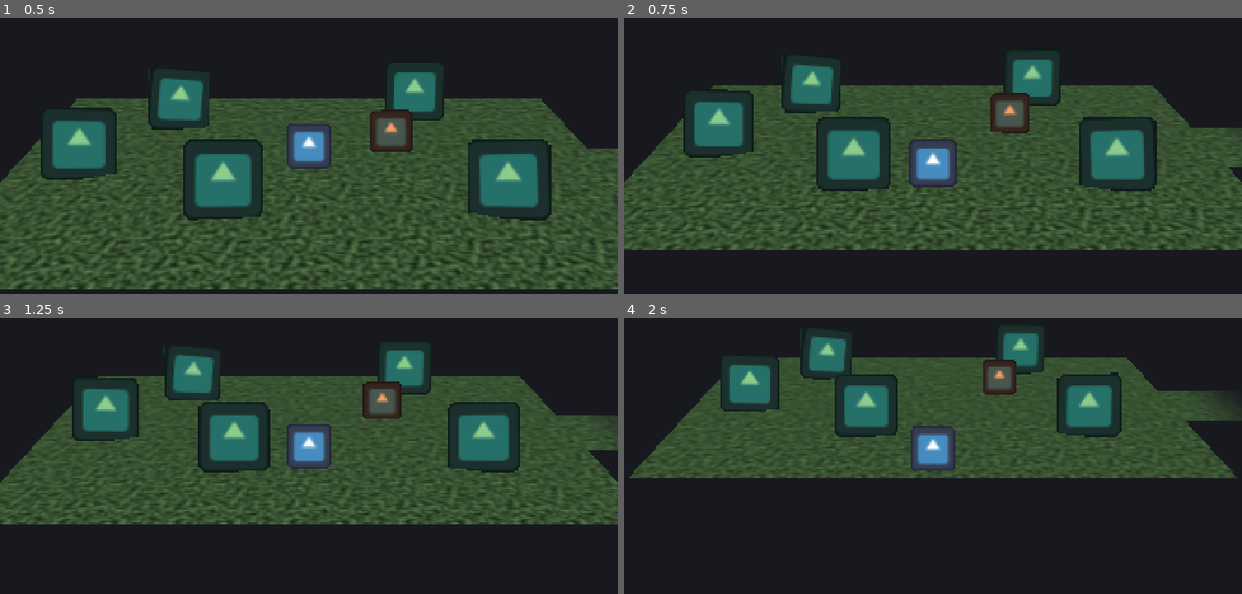
Above: before the commit, frames 1-4 (two rows, left to right).
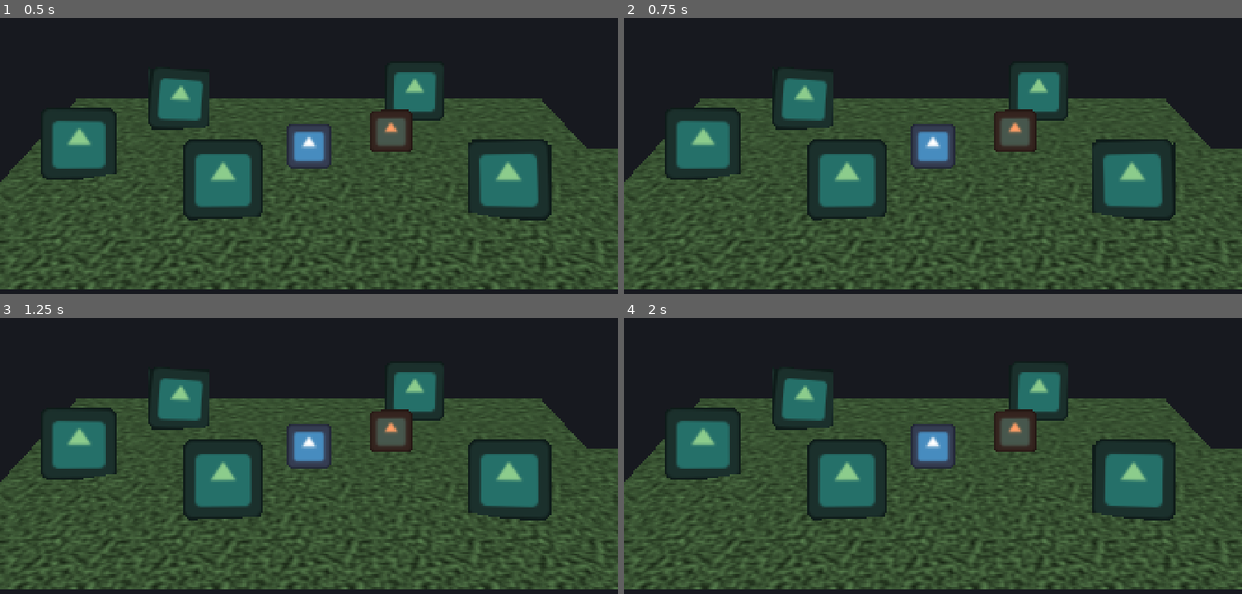
Above: after the commit, the same moments.

Repository: SAFirmansyah/TheMourningAfter-Game
Game: Godot game, scene res://scenes/world/world.tscn
Two runs of this game, one before a commit and one after it. Both use one fixed random seed, a clock stepped at 60 frames per second and the inputs below. The engine's default icon, where the game draws it, is replaced by a stand-in: a white triangle on a blue panel in a dark square.
Inputs (mouse positions are in pixels of both pictures, inside the frame that each line leads up to):
- Up to frame 1 (0.5 s): no input
- Up to frame 2 (0.75 s): tap Enter at 0.5 s; move the mouse to (1068, 133) at 0.52 s; hold Right (ui_right) from 0.53 s (still down); hold Space (dash) from 0.53 s (still down)
- Up to frame 3 (1.25 s): keep holding Right (ui_right); keep holding Space (dash); tap E (interact) at 0.8 s
- Up to frame 4 (2 s): move the mouse to (809, 467) at 1.27 s; release Right (ui_right) at 1.28 s; release Space (dash) at 1.28 s; hold Down (ui_down) from 1.28 s (still down); tap E (interact) at 1.35 s; tap Space (dash) at 1.55 s

Frame 1 is identical in both runs. In frame 2, 37% of the frame differs, in the area x 0-100%, y 15-99%; in frame 3, 48%; in frame 4, 61%, in the area x 0-100%, y 5-99%.
Error after the commit: Parse Error: Cannot infer the type of "charge_ratio" variable because the value doesn't have a set type. (res://scripts/player/player.gd:171)

Commit message:
uncomplete hitbox, swords detes done

Diff:
--- a/the-mourning-after/project.godot
+++ b/the-mourning-after/project.godot
@@ -59,9 +59,10 @@
 "events": [Object(InputEventMouseButton,"resource_local_to_scene":false,"resource_name":"","device":-1,"window_id":0,"a …(253 unchanged characters)…
 ]
 }
-heavy_attack={
+weapon_ability={
 "deadzone": 0.2,
 "events": [Object(InputEventKey,"resource_local_to_scene":false,"resource_name":"","device":-1,"window_id":0,"alt_press …(192 unchanged characters)…
+, Object(InputEventMouseButton,"resource_local_to_scene":false,"resource_name":"","device":-1,"window_id":0,"alt_pressed":false,"shift_pressed":false,"ctrl_pressed":false,"meta_pressed":false,"button_mask":0,"position":Vector2(0, 0),"global_position":Vector2(0, 0),"factor":1.0,"button_index":2,"canceled":false,"pressed":false,"double_click":false,"script":null)
 ]
 }
 interact={
@@ -91,6 +92,9 @@
 3d_physics/layer_1="world_bounds"
 3d_physics/layer_2="environment"
 3d_physics/layer_3="player"
+3d_physics/layer_4="enemies"
+3d_physics/layer_5="hitbox"
+3d_physics/layer_6="hurtbox"
 
 [physics]
 
--- a/the-mourning-after/scenes/characters/npc.tscn
+++ b/the-mourning-after/scenes/characters/npc.tscn
@@ -1,30 +1,32 @@
-[gd_scene format=3]
+[gd_scene format=3 uid="uid://bpaeuccwaposq"]
 
-[ext_resource type="Script" path="res://scripts/characters/npc.gd" id="1_npc"]
-[ext_resource type="Script" path="res://scripts/visual/facing_card.gd" id="2_card"]
-[ext_resource type="Texture2D" path="res://icon.svg" id="3_icon"]
+[ext_resource type="Script" uid="uid://cgbekcqj6eore" path="res://scripts/characters/npc.gd" id="1_npc"]
+[ext_resource type="Script" uid="uid://bue1mi5yjlgyn" path="res://scripts/visual/facing_card.gd" id="2_card"]
+[ext_resource type="Texture2D" uid="uid://dwkbfm00c2muy" path="res://icon.svg" id="3_icon"]
 [ext_resource type="PackedScene" path="res://scenes/world/interactable.tscn" id="4_interact"]
 
 [sub_resource type="CapsuleShape3D" id="CapsuleShape3D_body"]
 radius = 0.35
 height = 1.8
 
-[node name="NPC" type="StaticBody3D"]
+[node name="NPC" type="StaticBody3D" unique_id=1650759672]
 collision_layer = 2
 collision_mask = 0
 script = ExtResource("1_npc")
 
-[node name="Card" type="Sprite3D" parent="."]
+[node name="Card" type="Sprite3D" parent="." unique_id=2091740106]
+process_physics_priority = 20
+offset = Vector2(0, 64)
 modulate = Color(1, 0.62, 0.4, 1)
-offset = Vector2(0, 64)
 pixel_size = 0.014
 alpha_cut = 1
 texture = ExtResource("3_icon")
 script = ExtResource("2_card")
 
-[node name="CollisionShape3D" type="CollisionShape3D" parent="."]
+[node name="CollisionShape3D" type="CollisionShape3D" parent="." unique_id=490428652]
 transform = Transform3D(1, 0, 0, 0, 1, 0, 0, 0, 1, 0, 0.9, 0)
 shape = SubResource("CapsuleShape3D_body")
 
-[node name="Interactable" parent="." instance=ExtResource("4_interact")]
+[node name="Interactable" parent="." unique_id=1856106899 instance=ExtResource("4_interact")]
 prompt_label = "Talk"
+lines = PackedStringArray()
--- /dev/null
+++ b/the-mourning-after/scenes/enemies/low_mutant.tscn
@@ -0,0 +1,33 @@
+[gd_scene format=3 uid="uid://dwl4exhk82y7p"]
+
+[ext_resource type="Script" uid="uid://dsabkrdimbjiq" path="res://scripts/enemies/low_mutant.gd" id="1_w71w8"]
+[ext_resource type="Texture2D" uid="uid://dwkbfm00c2muy" path="res://icon.svg" id="2_m2su8"]
+
+[sub_resource type="CapsuleShape3D" id="CapsuleShape3D_vlovs"]
+radius = 0.35
+height = 1.8
+
+[sub_resource type="CapsuleShape3D" id="CapsuleShape3D_jhy0a"]
+radius = 0.35
+height = 1.8
+
+[node name="Low_Mutant" type="CharacterBody3D" unique_id=465252760]
+collision_layer = 8
+collision_mask = 23
+motion_mode = 1
+script = ExtResource("1_w71w8")
+metadata/_custom_type_script = "uid://dnbf3vat68acm"
+
+[node name="Card" type="Sprite3D" parent="." unique_id=1358649332]
+offset = Vector2(0, 64)
+texture = ExtResource("2_m2su8")
+
+[node name="CollisionShape3D" type="CollisionShape3D" parent="." unique_id=936884657]
+transform = Transform3D(1, 0, 0, 0, 1, 0, 0, 0, 1, 0, 0.9, 0)
+shape = SubResource("CapsuleShape3D_vlovs")
+
+[node name="Area3D" type="Area3D" parent="." unique_id=963939070]
+transform = Transform3D(1, 0, 0, 0, 1, 0, 0, 0, 1, 0, 0.9, 0)
+
+[node name="CollisionShape3D2" type="CollisionShape3D" parent="Area3D" unique_id=1732531385]
+shape = SubResource("CapsuleShape3D_jhy0a")
--- a/the-mourning-after/scenes/player/player.tscn
+++ b/the-mourning-after/scenes/player/player.tscn
@@ -1,27 +1,27 @@
-[gd_scene format=3]
+[gd_scene format=3 uid="uid://cr0w4u33y1d57"]
 
-[ext_resource type="Script" path="res://scripts/player/player.gd" id="1_player"]
-[ext_resource type="Script" path="res://scripts/visual/facing_card.gd" id="2_card"]
-[ext_resource type="Texture2D" path="res://icon.svg" id="3_icon"]
+[ext_resource type="Script" uid="uid://dnbf3vat68acm" path="res://scripts/player/player.gd" id="1_player"]
+[ext_resource type="Script" uid="uid://bue1mi5yjlgyn" path="res://scripts/visual/facing_card.gd" id="2_card"]
+[ext_resource type="Texture2D" uid="uid://dwkbfm00c2muy" path="res://icon.svg" id="3_icon"]
 
 [sub_resource type="CapsuleShape3D" id="CapsuleShape3D_body"]
-radius = 0.35
 height = 1.8
 
-[node name="Player" type="CharacterBody3D" node_paths=PackedStringArray("card")]
+[node name="Player" type="CharacterBody3D" unique_id=2125016019 node_paths=PackedStringArray("card")]
 collision_layer = 4
 collision_mask = 3
 motion_mode = 1
 script = ExtResource("1_player")
 card = NodePath("Card")
 
-[node name="Card" type="Sprite3D" parent="."]
+[node name="Card" type="Sprite3D" parent="." unique_id=1692736394]
+process_physics_priority = 20
 offset = Vector2(0, 64)
 pixel_size = 0.014
 alpha_cut = 1
 texture = ExtResource("3_icon")
 script = ExtResource("2_card")
 
-[node name="CollisionShape3D" type="CollisionShape3D" parent="."]
+[node name="CollisionShape3D" type="CollisionShape3D" parent="." unique_id=623702916]
 transform = Transform3D(1, 0, 0, 0, 1, 0, 0, 0, 1, 0, 0.9, 0)
 shape = SubResource("CapsuleShape3D_body")
--- /dev/null
+++ b/the-mourning-after/scenes/weapon/sword_area.tscn
@@ -0,0 +1,17 @@
+[gd_scene format=3 uid="uid://crqr2167bclbd"]
+
+[ext_resource type="Script" uid="uid://dy5062w1e1u3p" path="res://scripts/weapons/sword_area.gd" id="1_x7tdx"]
+[ext_resource type="Texture2D" uid="uid://dwkbfm00c2muy" path="res://icon.svg" id="2_dauie"]
+
+[sub_resource type="CapsuleShape3D" id="CapsuleShape3D_jhy0a"]
+height = 1.8
+
+[node name="SwordArea" type="Area3D" unique_id=2107760518]
+script = ExtResource("1_x7tdx")
+
+[node name="Sprite3D" type="Sprite3D" parent="." unique_id=871269729]
+transform = Transform3D(0.4, 0, 0, 0, 0.4, 0, 0, 0, 0.4, 0, 0, 0)
+texture = ExtResource("2_dauie")
+
+[node name="SwordColission" type="CollisionShape3D" parent="." unique_id=1517263675]
+shape = SubResource("CapsuleShape3D_jhy0a")
--- /dev/null
+++ b/the-mourning-after/scripts/enemies/low_mutant.gd
@@ -0,0 +1,27 @@
+extends Player
+
+
+const SPEED = 3.0
+@export var turn_speed = 4.0
+
+func _ready():
+	pass
+
+
+func _physics_process(delta: float) -> void:
+	# Add the gravity.
+	if not is_on_floor():
+		velocity += get_gravity() * delta
+
+	# Get the input direction and handle the movement/deceleration.
+	# As good practice, you should replace UI actions with custom gameplay actions.
+	var input_dir := Input.get_vector("ui_left", "ui_right", "ui_up", "ui_down")
+	var direction := (transform.basis * Vector3(input_dir.x, 0, input_dir.y)).normalized()
+	if direction:
+		velocity.x = direction.x * SPEED
+		velocity.z = direction.z * SPEED
+	else:
+		velocity.x = move_toward(velocity.x, 0, SPEED)
+		velocity.z = move_toward(velocity.z, 0, SPEED)
+
+	move_and_slide()
--- a/the-mourning-after/scripts/player/player.gd
+++ b/the-mourning-after/scripts/player/player.gd
@@ -5,6 +5,8 @@
 
 signal dash_started
 signal dash_ended
+signal attack_started
+signal attack_ended
 
 @export var card: Sprite3D
 @export var camera_rig: CameraRig
@@ -28,6 +30,10 @@
 @export_range(0.0, 1.0) var dash_transparency := 0.45 # TUNE: card see-through amount while dashing (0 = opaque, 1 = invisible)
 @export_flags_3d_physics var dash_phase_layers := 2 # layers passed through while dashing
 
+@export_group("Combat")
+@export var weapon: WeaponData
+@export var attack_reach := 1 # TUNE: distance hitbox sits in front of player center
+
 var is_invulnerable := false
 var dashes_available := 0
 var input_enabled := true
@@ -41,12 +47,22 @@
 var _dash_velocity := Vector3.ZERO
 var _recharge_progress := 0.0
 
+var _attack_queued := false
+var _attack_cooldown_left := 0.0
+var _charging := false
+var _charge_time := 0.0
+var _current_attack_damage := 0.0
+var _current_attack_abilities: Array[WeaponAbility] = []
+
 @onready var _body_shape: CollisionShape3D = $CollisionShape3D
+@onready var _hitbox: Hitbox = $Hitbox
 
 
 func _ready() -> void:
 	motion_mode = MOTION_MODE_FLOATING
 	dashes_available = max_dashes
+	_hitbox.ignore_root = self
+	_hitbox.hit_landed.connect(_on_hitbox_hit)
 
 
 func _physics_process(delta: float) -> void:
@@ -59,6 +75,15 @@
 		_dash_queued = false
 		if input_enabled:
 			_try_dash()
+
+	if _charging:
+		_charge_time = minf(_charge_time + delta, weapon.max_charge_time)
+
+	_attack_cooldown_left = maxf(0.0, _attack_cooldown_left - delta)
+	if _attack_queued:
+		_attack_queued = false
+		if input_enabled:
+			_try_attack()
 
 	if _dashing:
 		velocity = _dash_velocity
@@ -82,9 +107,20 @@
 
 
 func _unhandled_input(event: InputEvent) -> void:
-	# Event-based so presses consumed by UI (e.g. Space advancing text) never dash.
+	# Event-based so presses consumed by UI (e.g. Space advancing text) never dash/attack.
 	if input_enabled and event.is_action_pressed(&"dash"):
 		_dash_queued = true
+
+	if input_enabled and weapon and event.is_action_pressed(&"attack"):
+		if weapon.is_chargeable:
+			_charging = true
+			_charge_time = 0.0
+		else:
+			_attack_queued = true
+
+	if event.is_action_released(&"attack") and _charging:
+		_charging = false
+		_attack_queued = true
 
 
 func _process(_delta: float) -> void:
@@ -97,6 +133,10 @@
 		_end_dash()
 	velocity = Vector3.ZERO
 	reset_physics_interpolation()
+
+
+func heal(amount: float) -> void:
+	pass
 
 
 func _try_dash() -> void:
@@ -123,6 +163,34 @@
 	dash_ended.emit()
 
 
+func _try_attack() -> void:
+	if weapon == null or _attack_cooldown_left > 0.0:
+		return
+	_attack_cooldown_left = weapon.attack_cooldown
+
+	var charge_ratio := (_charge_time / weapon.max_charge_time) if weapon.is_chargeable else 0.0
+	var is_full_charge := charge_ratio >= 1.0
+	_current_attack_damage = weapon.damage * (weapon.charged_damage_multiplier if is_full_charge else 1.0)
+	_current_attack_abilities = weapon.charged_abilities if is_full_charge else weapon.abilities
+	_charge_time = 0.0
+
+	_hitbox.position = Vector3(_facing.x, 0.0, _facing.y) * attack_reach
+	attack_started.emit()
+
+	await get_tree().create_timer(weapon.active_delay).timeout
+	_hitbox.activate()
+	await get_tree().create_timer(weapon.active_window).timeout
+	_hitbox.deactivate()
+	attack_ended.emit()
+
+
+func _on_hitbox_hit(body: Node3D) -> void:
+	if body.has_method("take_damage"):
+		body.take_damage(_current_attack_damage, _facing)
+	for ability in _current_attack_abilities:
+		ability.apply(self, body)
+
+
 func _overlaps_phase_layers() -> bool:
 	var query := PhysicsShapeQueryParameters3D.new()
 	query.shape = _body_shape.shape
--- /dev/null
+++ b/the-mourning-after/scripts/weapons/crit_hit_ability.gd
@@ -0,0 +1,10 @@
+class_name CritHitAbility
+extends WeaponAbility
+## Deals bonus damage on top of the base hit, as a one-off extra chunk
+## rather than a damage-over-time or status effect.
+
+@export var bonus_damage := 2.0 # TUNE: extra damage added to this single hit
+
+func apply(_attacker: Node3D, target: Node3D) -> void:
+	if target.has_method("take_damage"):
+		target.take_damage(bonus_damage, Vector2.ZERO)
--- /dev/null
+++ b/the-mourning-after/scripts/weapons/crit_hit_ability.tres
@@ -0,0 +1,8 @@
+[gd_resource type="Resource" script_class="CritHitAbility" format=3 uid="uid://bdtdbpriyrjob"]
+
+[ext_resource type="Script" uid="uid://c8x3150ye57ch" path="res://scripts/weapons/crit_hit_ability.gd" id="1_6hu8y"]
+
+[resource]
+script = ExtResource("1_6hu8y")
+bonus_damage = 10.0
+metadata/_custom_type_script = "uid://c8x3150ye57ch"
--- /dev/null
+++ b/the-mourning-after/scripts/weapons/poison_damage_ability.gd
@@ -0,0 +1,10 @@
+class_name PoisonDamageAbility
+extends WeaponAbility
+
+@export var damage_per_tick := 5 # TUNE
+@export var tick_count := 3 # TUNE: number of ticks
+@export var tick_interval := 1 # TUNE: seconds between ticks
+
+func apply(_attacker: Node3D, target: Node3D) -> void:
+	if target.has_method("apply_poison"):
+		target.apply_poison(damage_per_tick, tick_count, tick_interval)
--- /dev/null
+++ b/the-mourning-after/scripts/weapons/poison_damage_ability.tres
@@ -0,0 +1,7 @@
+[gd_resource type="Resource" script_class="PoisonDamageAbility" format=3 uid="uid://k536ljjhpb44"]
+
+[ext_resource type="Script" uid="uid://c483ka4fsmtcq" path="res://scripts/weapons/poison_damage_ability.gd" id="1_ohymy"]
+
+[resource]
+script = ExtResource("1_ohymy")
+metadata/_custom_type_script = "uid://c483ka4fsmtcq"
--- /dev/null
+++ b/the-mourning-after/scripts/weapons/self_heal_ability.gd
@@ -0,0 +1,8 @@
+class_name SelfHealAbility
+extends WeaponAbility
+
+@export var heal_amount := 2.0 # TUNE: HP restored to attacker per successful hit
+
+func apply(attacker: Node3D, _target: Node3D) -> void:
+	if attacker.has_method("heal"):
+		attacker.heal(heal_amount)
--- /dev/null
+++ b/the-mourning-after/scripts/weapons/self_heal_ability.tres
@@ -0,0 +1,8 @@
+[gd_resource type="Resource" script_class="SelfHealAbility" format=3 uid="uid://bvc3p2aosce47"]
+
+[ext_resource type="Script" uid="uid://c2tcoh261gq30" path="res://scripts/weapons/self_heal_ability.gd" id="1_ppyev"]
+
+[resource]
+script = ExtResource("1_ppyev")
+heal_amount = 20.0
+metadata/_custom_type_script = "uid://c2tcoh261gq30"
--- /dev/null
+++ b/the-mourning-after/scripts/weapons/stun_ability.gd
@@ -0,0 +1,11 @@
+class_name StunAbility
+extends WeaponAbility
+## Stuns the target briefly. Does nothing to anything in the "boss" group.
+
+@export var stun_duration := 1.5 # TUNE: seconds the target is stunned
+
+func apply(_attacker: Node3D, target: Node3D) -> void:
+	if target.is_in_group("boss"):
+		return
+	if target.has_method("apply_stun"):
+		target.apply_stun(stun_duration)
--- /dev/null
+++ b/the-mourning-after/scripts/weapons/stun_ability.tres
@@ -0,0 +1,7 @@
+[gd_resource type="Resource" script_class="StunAbility" format=3 uid="uid://df14rhjqbax1"]
+
+[ext_resource type="Script" uid="uid://nc11m5j3xlvb" path="res://scripts/weapons/stun_ability.gd" id="1_gp5qb"]
+
+[resource]
+script = ExtResource("1_gp5qb")
+metadata/_custom_type_script = "uid://nc11m5j3xlvb"
--- /dev/null
+++ b/the-mourning-after/scripts/weapons/sword_area.gd
@@ -0,0 +1,43 @@
+class_name Hitbox
+extends Area3D
+# Reusable melee hitbox.
+
+signal hit_landed(body: Node3D)
+
+@export var ignore_root: Node3D # so they can't hit themselves
+
+var _active := false
+var _already_hit: Array[Node3D] = []
+
+@onready var _shape: CollisionShape3D = $CollisionShape3D
+
+
+func _ready() -> void:
+	monitoring = false
+	monitorable = false
+	_shape.disabled = true
+	body_entered.connect(_on_body_entered)
+
+
+func activate() -> void:
+	_already_hit.clear()
+	_active = true
+	monitoring = true
+	_shape.disabled = false
+
+
+func deactivate() -> void:
+	_active = false
+	monitoring = false
+	_shape.disabled = true
+
+
+func _on_body_entered(body: Node3D) -> void:
+	if not _active:
+		return
+	if body == ignore_root or body in _already_hit:
+		return
+	if ignore_root and body.is_ancestor_of(ignore_root):
+		return
+	_already_hit.append(body)
+	hit_landed.emit(body)
--- /dev/null
+++ b/the-mourning-after/scripts/weapons/sword_bone.tres
@@ -0,0 +1,22 @@
+[gd_resource type="Resource" script_class="WeaponData" format=3 uid="uid://v2yujm0adh2x"]
+
+[ext_resource type="Script" uid="uid://bfhfm0g7hqbui" path="res://scripts/weapons/weapon_ability.gd" id="1_f7xm7"]
+[ext_resource type="Script" uid="uid://c483ka4fsmtcq" path="res://scripts/weapons/poison_damage_ability.gd" id="2_lhm5k"]
+[ext_resource type="Script" uid="uid://dver5jfnn77l2" path="res://scripts/weapons/weapon_data.gd" id="2_llh28"]
+
+[sub_resource type="Resource" id="Resource_lhm5k"]
+script = ExtResource("2_lhm5k")
+metadata/_custom_type_script = "uid://c483ka4fsmtcq"
+
+[sub_resource type="Resource" id="Resource_mrvpm"]
+script = ExtResource("2_lhm5k")
+metadata/_custom_type_script = "uid://c483ka4fsmtcq"
+
+[resource]
+script = ExtResource("2_llh28")
+weapon_name = "Bone Sword"
+damage = 18.0
+abilities = Array[ExtResource("1_f7xm7")]([SubResource("Resource_lhm5k")])
+charge_per_attack = 22.0
+charged_abilities = Array[ExtResource("1_f7xm7")]([SubResource("Resource_mrvpm")])
+metadata/_custom_type_script = "uid://dver5jfnn77l2"
--- /dev/null
+++ b/the-mourning-after/scripts/weapons/sword_bronze.tres
@@ -0,0 +1,23 @@
+[gd_resource type="Resource" script_class="WeaponData" format=3 uid="uid://ddlls2y8j6s18"]
+
+[ext_resource type="Script" uid="uid://bfhfm0g7hqbui" path="res://scripts/weapons/weapon_ability.gd" id="1_a2jmu"]
+[ext_resource type="Script" uid="uid://nc11m5j3xlvb" path="res://scripts/weapons/stun_ability.gd" id="2_q36ds"]
+[ext_resource type="Script" uid="uid://dver5jfnn77l2" path="res://scripts/weapons/weapon_data.gd" id="2_whnhx"]
+
+[sub_resource type="Resource" id="Resource_jlps3"]
+script = ExtResource("2_q36ds")
+metadata/_custom_type_script = "uid://nc11m5j3xlvb"
+
+[sub_resource type="Resource" id="Resource_d2eom"]
+script = ExtResource("2_q36ds")
+metadata/_custom_type_script = "uid://nc11m5j3xlvb"
+
+[resource]
+script = ExtResource("2_whnhx")
+weapon_name = "Bronze Sword"
+damage = 27.0
+attack_cooldown = 0.7
+abilities = Array[ExtResource("1_a2jmu")]([SubResource("Resource_jlps3")])
+charge_per_attack = 17.0
+charged_abilities = Array[ExtResource("1_a2jmu")]([SubResource("Resource_d2eom")])
+metadata/_custom_type_script = "uid://dver5jfnn77l2"
--- /dev/null
+++ b/the-mourning-after/scripts/weapons/sword_iron.tres
@@ -0,0 +1,23 @@
+[gd_resource type="Resource" script_class="WeaponData" format=3 uid="uid://bbk5x1dnpd5ev"]
+
+[ext_resource type="Script" uid="uid://bfhfm0g7hqbui" path="res://scripts/weapons/weapon_ability.gd" id="1_rw26r"]
+[ext_resource type="Script" uid="uid://dver5jfnn77l2" path="res://scripts/weapons/weapon_data.gd" id="2_1yvii"]
+[ext_resource type="Script" uid="uid://c8x3150ye57ch" path="res://scripts/weapons/crit_hit_ability.gd" id="2_ef2xp"]
+
+[sub_resource type="Resource" id="Resource_ef2xp"]
+script = ExtResource("2_ef2xp")
+metadata/_custom_type_script = "uid://c8x3150ye57ch"
+
+[sub_resource type="Resource" id="Resource_k0e6o"]
+script = ExtResource("2_ef2xp")
+metadata/_custom_type_script = "uid://c8x3150ye57ch"
+
+[resource]
+script = ExtResource("2_1yvii")
+weapon_name = "Iron Sword"
+damage = 32.0
+attack_cooldown = 0.7
+abilities = Array[ExtResource("1_rw26r")]([SubResource("Resource_ef2xp")])
+charge_per_attack = 15.0
+charged_abilities = Array[ExtResource("1_rw26r")]([SubResource("Resource_k0e6o")])
+metadata/_custom_type_script = "uid://dver5jfnn77l2"
--- /dev/null
+++ b/the-mourning-after/scripts/weapons/sword_wood.tres
@@ -0,0 +1,22 @@
+[gd_resource type="Resource" script_class="WeaponData" format=3 uid="uid://fsd1jmnw4ict"]
+
+[ext_resource type="Script" uid="uid://bfhfm0g7hqbui" path="res://scripts/weapons/weapon_ability.gd" id="1_w7k0u"]
+[ext_resource type="Script" uid="uid://dver5jfnn77l2" path="res://scripts/weapons/weapon_data.gd" id="2_d2eom"]
+[ext_resource type="Script" uid="uid://c2tcoh261gq30" path="res://scripts/weapons/self_heal_ability.gd" id="2_jlps3"]
+
+[sub_resource type="Resource" id="Resource_w7k0u"]
+script = ExtResource("2_jlps3")
+metadata/_custom_type_script = "uid://c2tcoh261gq30"
+
+[sub_resource type="Resource" id="Resource_d2eom"]
+script = ExtResource("2_jlps3")
+metadata/_custom_type_script = "uid://c2tcoh261gq30"
+
+[resource]
+script = ExtResource("2_d2eom")
+damage = 10.0
+attack_cooldown = 0.25
+abilities = Array[ExtResource("1_w7k0u")]([SubResource("Resource_w7k0u")])
+charge_per_attack = 27.0
+charged_abilities = Array[ExtResource("1_w7k0u")]([SubResource("Resource_d2eom")])
+metadata/_custom_type_script = "uid://dver5jfnn77l2"
--- /dev/null
+++ b/the-mourning-after/scripts/weapons/weapon_ability.gd
@@ -0,0 +1,8 @@
+class_name WeaponAbility
+extends Resource
+## Base class for on-hit weapon abilities. Subclass this and override
+## apply() to add a new effect (knockback, poison, self-heal, stun, etc.)
+## without touching Hitbox.gd or Player.gd.
+
+func apply(_attacker: Node3D, _target: Node3D) -> void:
+	pass # override in subclass
--- /dev/null
+++ b/the-mourning-after/scripts/weapons/weapon_data.gd
@@ -0,0 +1,13 @@
+class_name WeaponData
+extends Resource
+
+@export var weapon_name := "Sword"
+@export var damage := 1.0 # TUNE: base damage per hit
+@export var attack_cooldown := 0.4 # TUNE: seconds between swings
+@export var active_window := 0.15 # TUNE: how long the hitbox stays on
+@export var active_delay := 0.05 # TUNE: windup before hitbox turns on
+@export var abilities: Array[WeaponAbility] = [] # on-hit effects on a normal (uncharged) attack
+
+@export_group("Charge Ability")
+@export var charge_per_attack := 20.0 # TUNE: charge gained per swing (charge fills to 100)
+@export var charged_abilities: Array[WeaponAbility] = [] # effects triggered on the attack that consumes a full charge
--- a/the-mourning-after/textures/ground_noise.tres
+++ b/the-mourning-after/textures/ground_noise.tres
@@ -1,4 +1,4 @@
-[gd_resource type="NoiseTexture2D" format=3]
+[gd_resource type="NoiseTexture2D" format=3 uid="uid://d0g068u044mx4"]
 
 [sub_resource type="FastNoiseLite" id="FastNoiseLite_ground"]
 frequency = 0.05
--- a/the-mourning-after/textures/wind_noise.tres
+++ b/the-mourning-after/textures/wind_noise.tres
@@ -1,10 +1,9 @@
-[gd_resource type="NoiseTexture2D" format=3]
+[gd_resource type="NoiseTexture2D" format=3 uid="uid://mirfdq7x463u"]
 
 [sub_resource type="FastNoiseLite" id="FastNoiseLite_wind"]
-frequency = 0.01
 
 [resource]
 width = 256
 height = 256
+noise = SubResource("FastNoiseLite_wind")
 seamless = true
-noise = SubResource("FastNoiseLite_wind")
Not shown, added: the-mourning-after/scripts/enemies/low_mutant.gd.uid
Not shown, added: the-mourning-after/scripts/weapons/crit_hit_ability.gd.uid
Not shown, added: the-mourning-after/scripts/weapons/poison_damage_ability.gd.uid
Not shown, added: the-mourning-after/scripts/weapons/self_heal_ability.gd.uid
Not shown, added: the-mourning-after/scripts/weapons/stun_ability.gd.uid
Not shown, added: the-mourning-after/scripts/weapons/sword_area.gd.uid
Not shown, added: the-mourning-after/scripts/weapons/weapon_ability.gd.uid
Not shown, added: the-mourning-after/scripts/weapons/weapon_data.gd.uid
Not shown: 1 places in the-mourning-after/textures/ground_noise.tres that only renumber resources
Not shown, added: .gitignore
